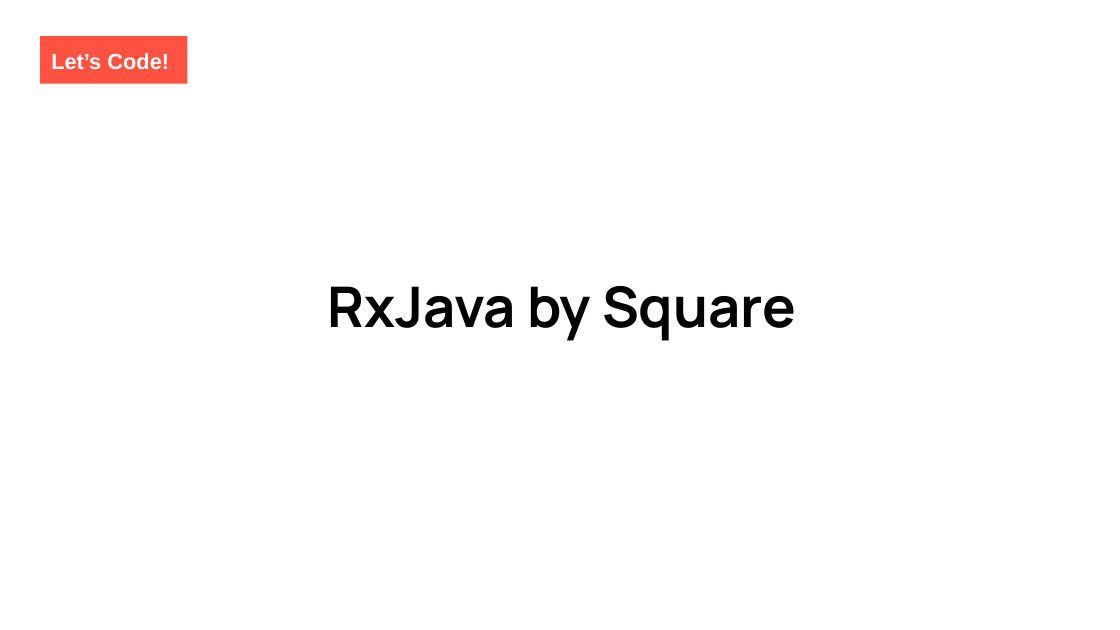
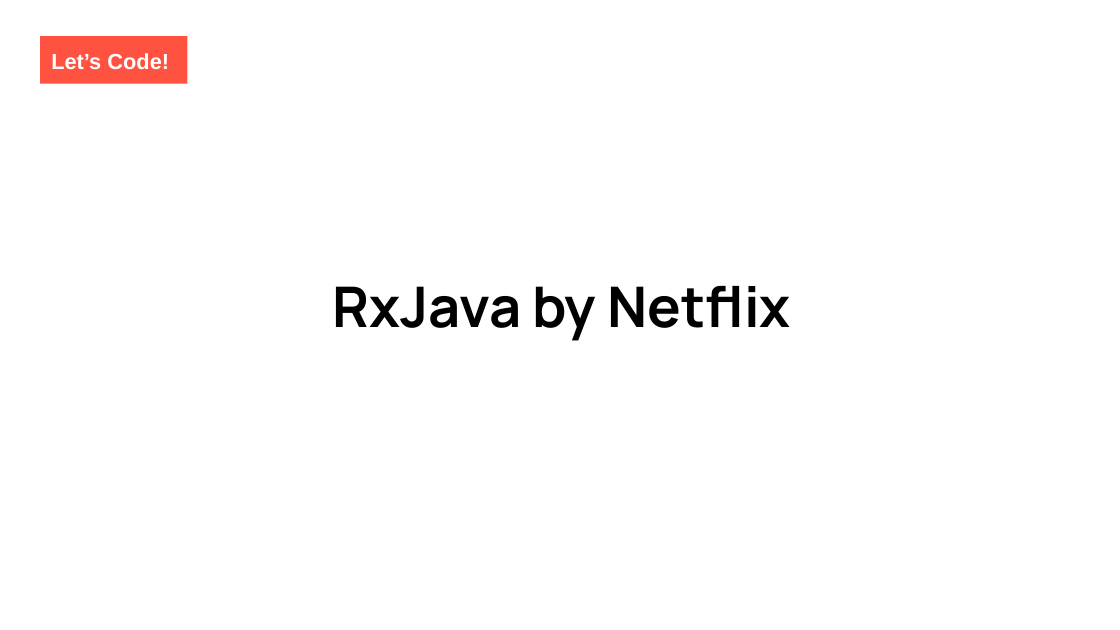
Before and after one commit to luciapayo/DroidconPresentation, a slide deck: slide 26 of Presentation/DroidconRx.potx.pptx. Drawn at 1120x630 pixels with LibreOffice and Linux fonts; fonts in the diff are those of the drawing; background and template pictures are left out. Boxes give left, top, right and bottom in pixels: in the first picture for what was removed or moved away, otherwise in the second. Text is boxed around its words. In the diff, an @@ line names an element or a change of style, - is before the commit and + after.

Commit message:
Correct

```diff
--- a/Presentation/DroidconRx.potx.pptx
+++ b/Presentation/DroidconRx.potx.pptx
@@ title at <box>333,286,790,341</box>: text changed @@
-RxJava by Square
+RxJava by Netflix
```
